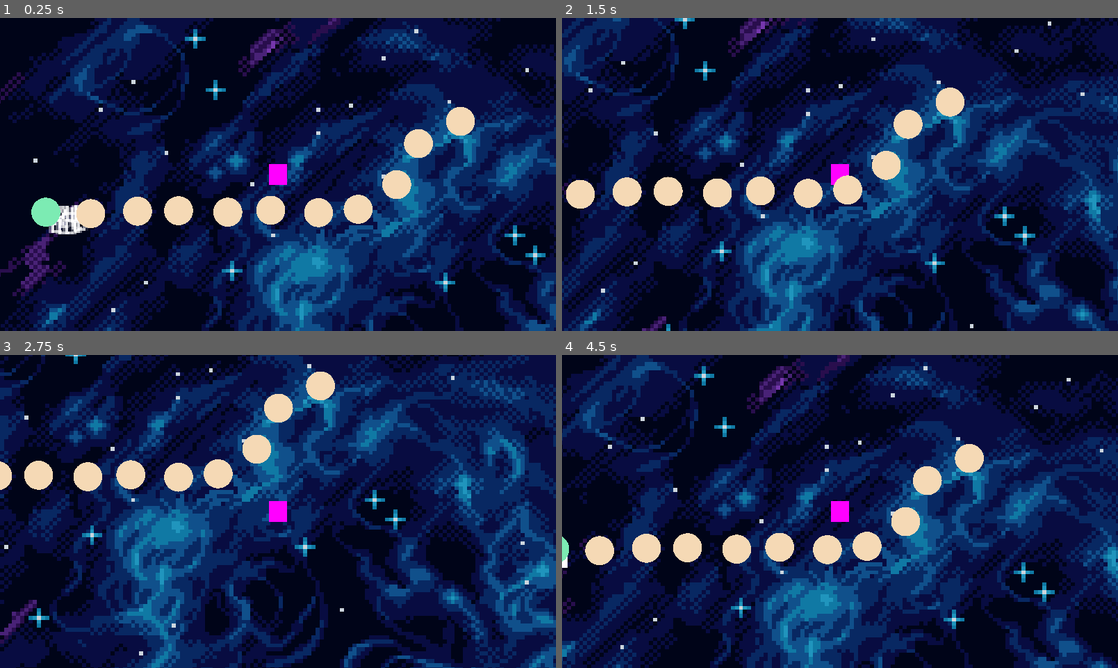
Above: before the commit, frames 1-4 (two rows, left to right).
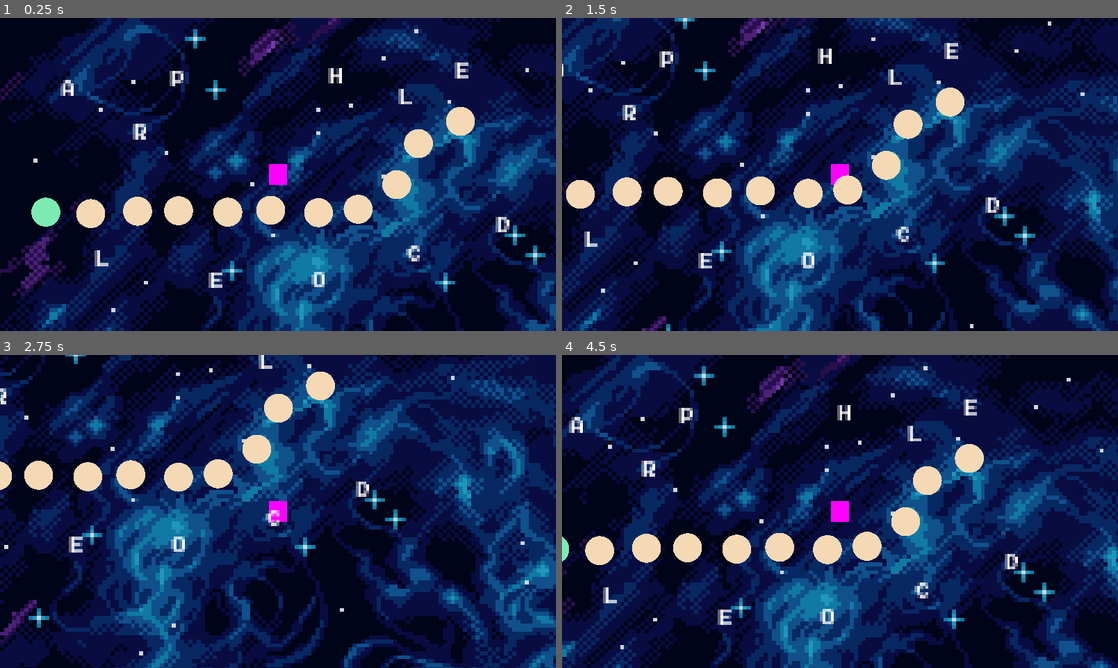
Above: after the commit, the same moments.

Repository: M-a-b-e-l/CISC2540---2D-Game-group-6
Game: Godot game, scene res://Scenes/Minigame3/MiniGame3.tscn
Same seed, same stepped clock (60 frames per second), same inputs: the game is played once before the commit and once after it. This scene is started directly instead of the project's main scene.
Inputs (mouse positions are in pixels of both pictures, inside the frame that each line leads up to):
- Up to frame 1 (0.25 s): no input
- Up to frame 2 (1.5 s): move the mouse to (612, 221) at 0.52 s; hold Right (ui_right) 0.53-1.28 s; click (612, 221) at 0.6 s; move the mouse to (728, 190) at 1.27 s; hold Down (ui_down) from 1.28 s (still down); click (728, 190) at 1.35 s
- Up to frame 3 (2.75 s): move the mouse to (333, 442) at 2.02 s; release Down (ui_down) at 2.03 s; hold Right (ui_right) from 2.03 s (still down); click (333, 442) at 2.1 s
- Up to frame 4 (4.5 s): move the mouse to (812, 574) at 2.77 s; release Right (ui_right) at 2.78 s; hold Up (ui_up) 2.78-3.53 s; click (812, 574) at 2.85 s; move the mouse to (1006, 558) at 3.52 s; hold Left (ui_left) from 3.53 s (still down); click (1006, 558) at 3.6 s; move the mouse to (673, 464) at 4.27 s; click (673, 464) at 4.35 s

The runs differ from the first frame. In frame 1, 1.4% of the frame differs, in the area x 8-92%, y 14-87%; in frame 2, 0.9%; in frame 3, 0.5%; in frame 4, 1.1%.

Commit message:
Fixing Bugs

Diff:
--- a/group_6_2d_game/Scenes/Minigame3/Letters/A.tscn
+++ b/group_6_2d_game/Scenes/Minigame3/Letters/A.tscn
@@ -24,5 +24,4 @@
 position = Vector2(7.84393, 13.1918)
 shape = SubResource("CapsuleShape2D_arj5x")
 
-[connection signal="body_entered" from="." to="." method="_on_body_entered"]
 [connection signal="input_event" from="." to="." method="_on_input_event"]
--- a/group_6_2d_game/Scenes/Minigame3/Letters/letters.gd
+++ b/group_6_2d_game/Scenes/Minigame3/Letters/letters.gd
@@ -16,8 +16,8 @@
 func _physics_process(delta: float):
 	if selected:
 		global_position = lerp(global_position, get_global_mouse_position(), 25 * delta)
-	else:
-		global_position = lerp(global_position, rest_point, 10 * delta)
+	#else:
+		#global_position = lerp(global_position, rest_point, 10 * delta)
 
 func _input(event: InputEvent):
 	if event is InputEventMouseButton:
